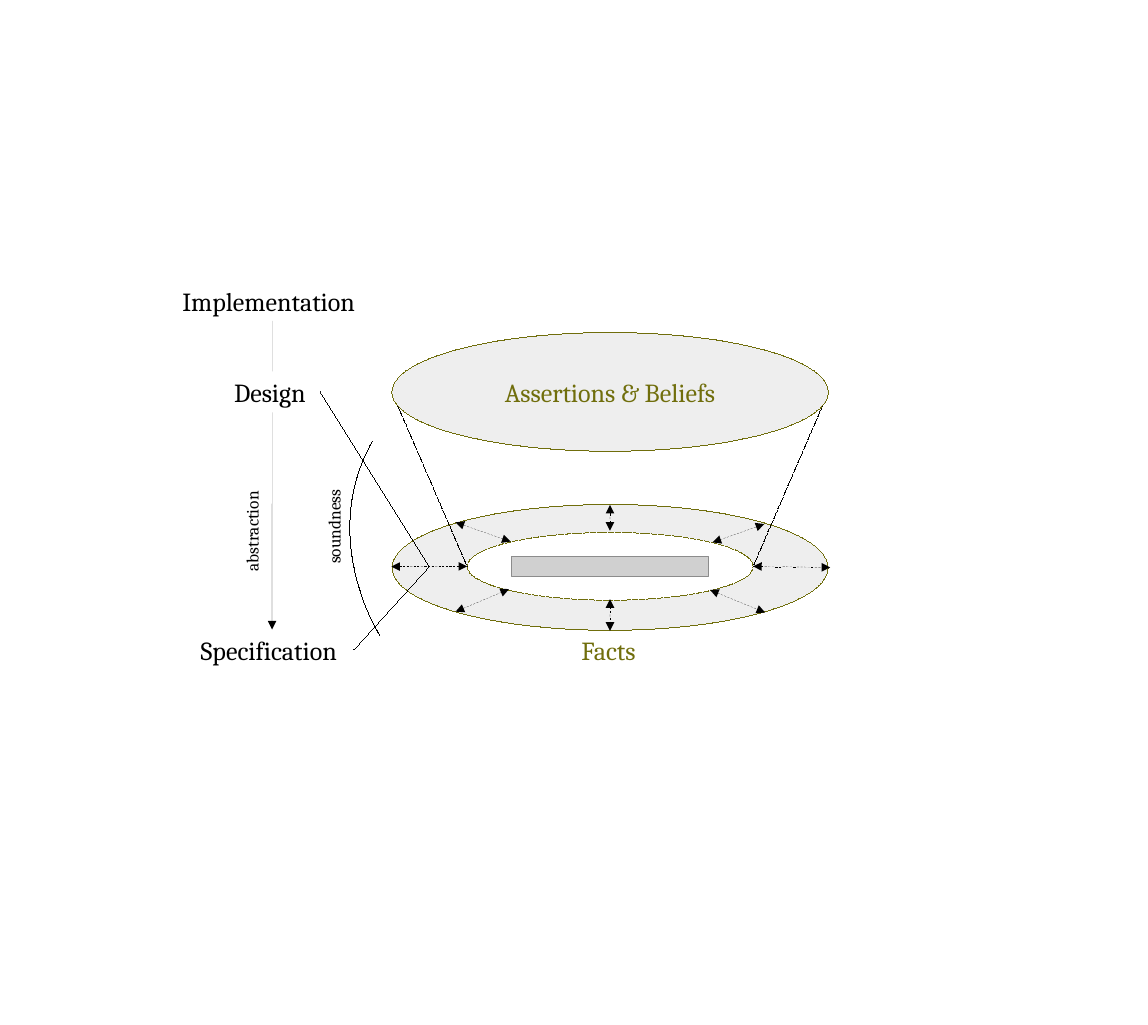
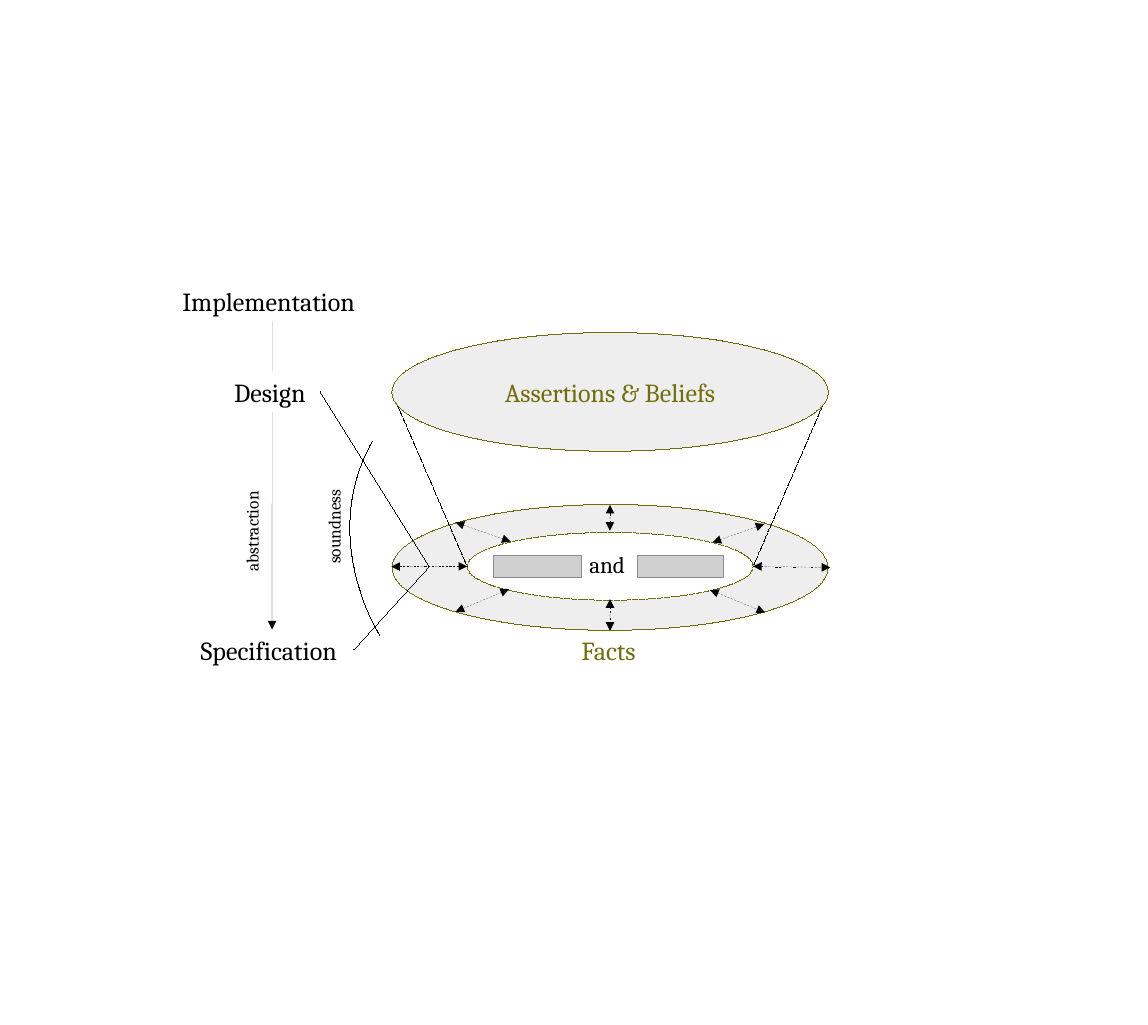
Before and after one commit to v-research/cybersecurity, a slide deck: slide 8 of reports/paper_0/images/v-research_images_v1.0.odp. Drawn at 1148x1025 pixels with LibreOffice and Linux fonts; fonts in the diff are those of the drawing; grey boxes stand for pictures. Boxes give left, top, right and bottom in pixels: in the first picture for what was removed or moved away, otherwise in the second. Text is boxed around its words. In the diff, an @@ line names an element or a change of style, - is before the commit and + after.

```diff
--- a/reports/paper_0/images/v-research_images_v1.0.odp
+++ b/reports/paper_0/images/v-research_images_v1.0.odp
@@ picture added at [494, 556, 582, 578] @@
@@ text added at [589, 557, 625, 573], 16 pt, text #000000 @@
+and
@@ picture: place and size @@
-picture at [511, 556, 708, 576]
+picture at [639, 555, 725, 577]
```
Also in this commit, not shown: 3 other slides changed, 6 other files.
